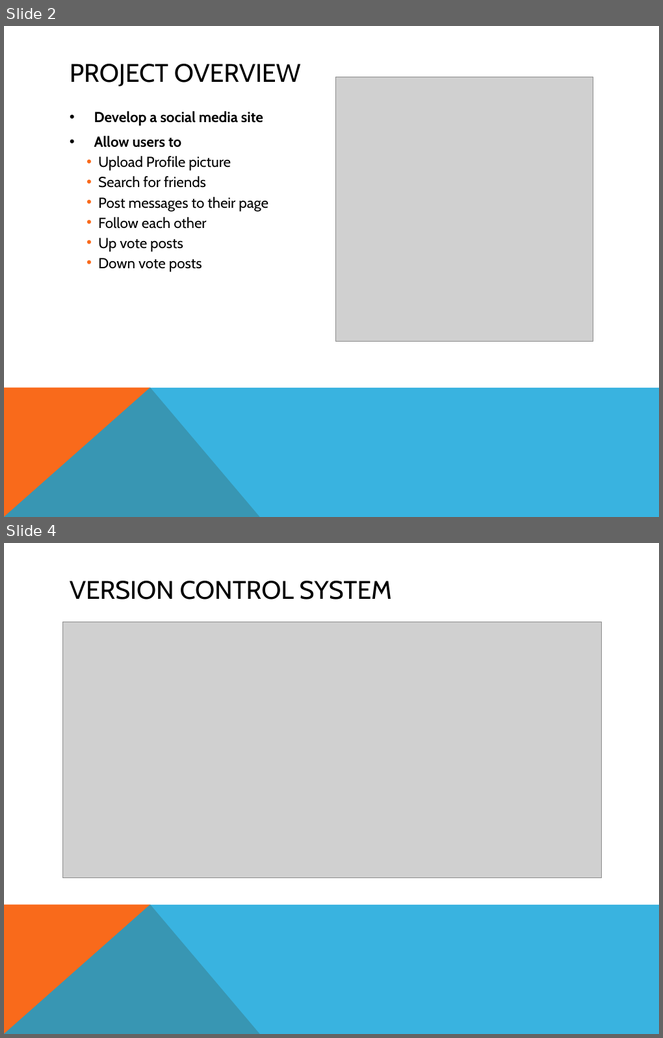
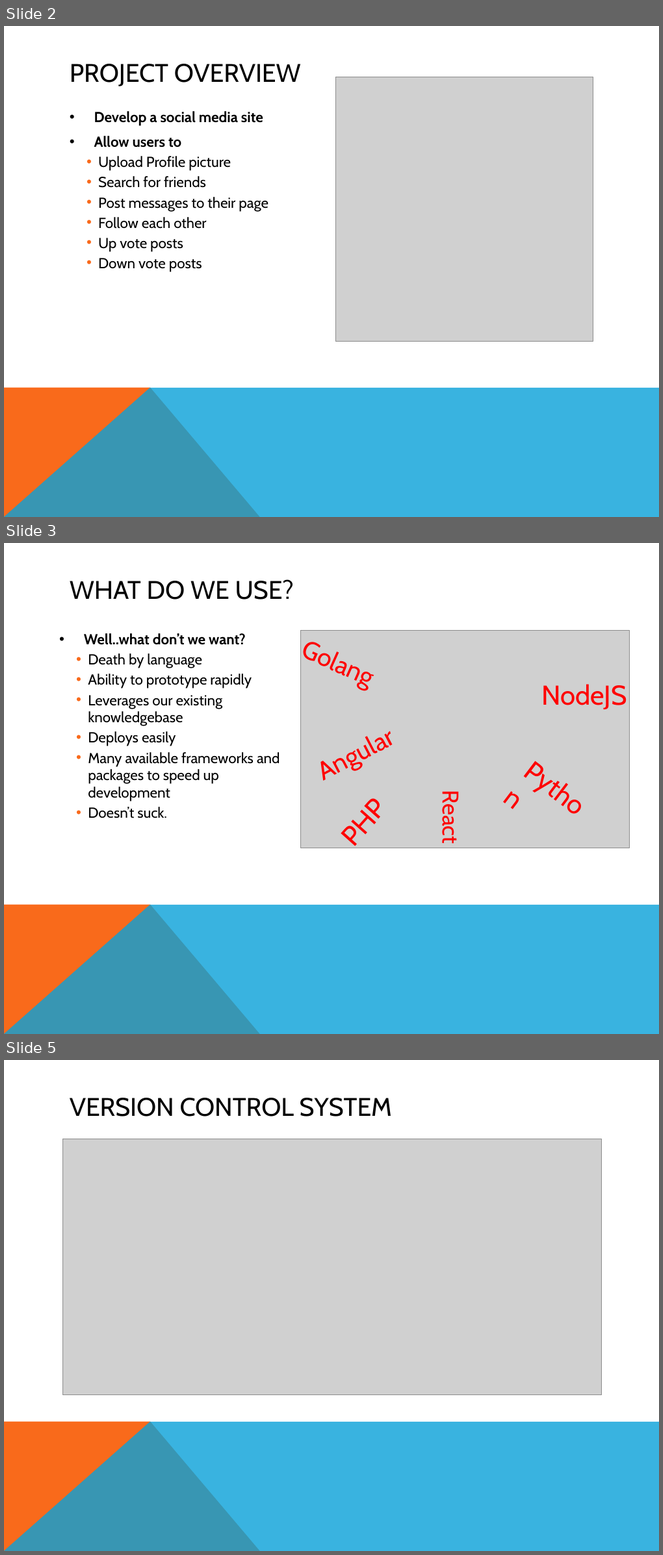
Before and after one commit to reka18/3308project, a slide deck: presentation/CSPB-3308-Final-Project-Presentation-RK-RG-DG.pptx. Shown one above the other, each under a label of ours: slides 2 and 4 before the commit, slides 2, 3 and 5 after it; the slides between them are not shown. The pictures are 663x1038 and 663x1555 pixels, drawn with LibreOffice and Linux fonts; fonts in the diff are those of the drawing; grey boxes stand for pictures. Boxes give left, top, right and bottom in pixels: in the first picture for what was removed or moved away, otherwise in the second. Text is boxed around its words. In the diff, an @@ line names an element or a change of style, - is before the commit and + after.

```diff
--- a/presentation/CSPB-3308-Final-Project-Presentation-RK-RG-DG.pptx
+++ b/presentation/CSPB-3308-Final-Project-Presentation-RK-RG-DG.pptx
@@ slide 3 added at (x1=4, y1=543, x2=659, y2=1034), background #FFFFFF; not listed: 2 template elements that a slide beside it also shows @@
@@ title added at (x1=70, y1=579, x2=294, y2=600), 28 pt, text #000000 @@
+WHAT DO WE USE?
@@ text added at (x1=84, y1=633, x2=280, y2=819), 16 pt, text #000000 @@
+• Well..what don’t we want?
+    • Death by language
+    • Ability to prototype rapidly
+    • Leverages our existing knowledgebase
+    • Deploys easily
+    • Many available frameworks and packages to speed up development
+    • Doesn’t suck.
@@ text added at (x1=291, y1=627, x2=393, y2=700), 28 pt, text #FF0000 @@
+Golang
@@ picture added at (x1=301, y1=631, x2=630, y2=849) @@
@@ text added at (x1=542, y1=684, x2=627, y2=710), 30 pt, text #FF0000 @@
+NodeJS
@@ text added at (x1=305, y1=715, x2=407, y2=792), 28 pt, text #FF0000 @@
+Angular
@@ text added at (x1=512, y1=748, x2=612, y2=837), 30 pt, text #FF0000 @@
+Python
@@ text added at (x1=327, y1=776, x2=407, y2=859), 30 pt, text #FF0000 @@
+PHP
@@ text added at (x1=437, y1=796, x2=465, y2=843), 25 pt, text #FF0000 @@
+React
@@ what was slide 4 is now slide 5 @@
```
Also in this commit, not shown: 1 slide changed, 2 other files.
